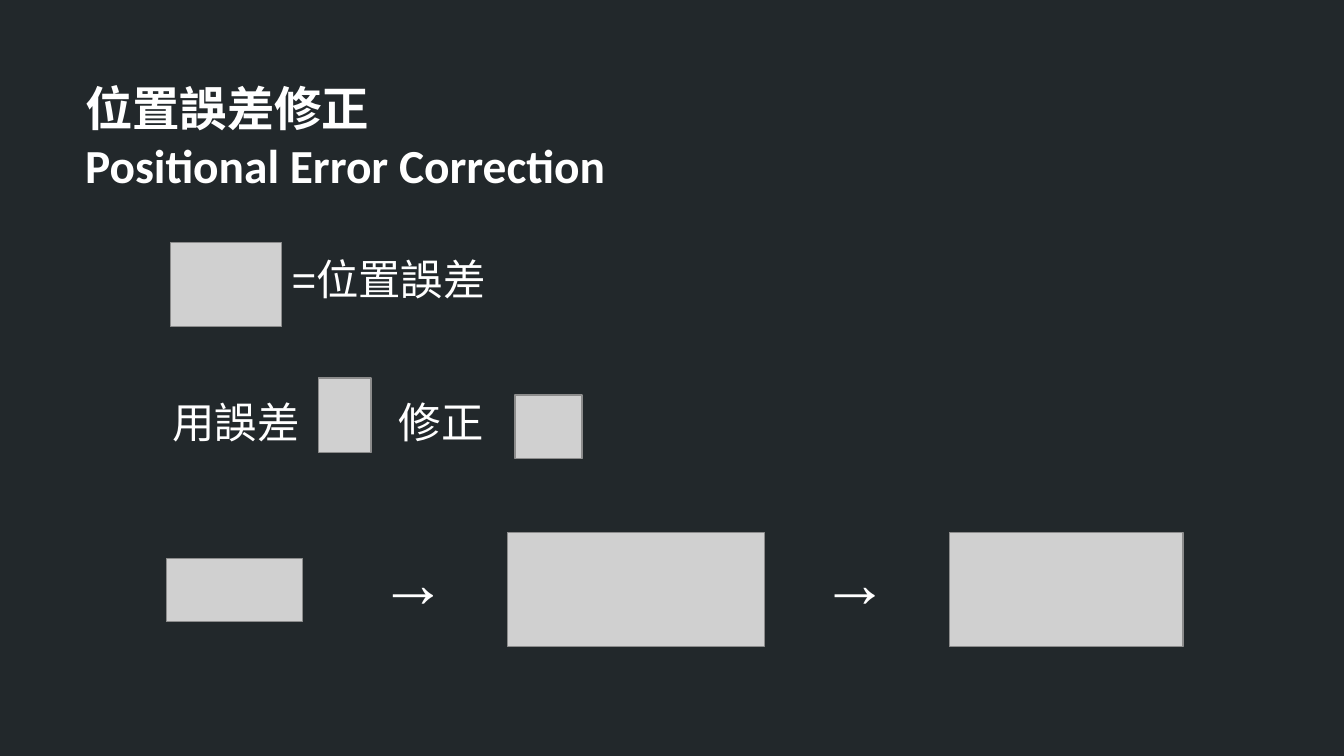
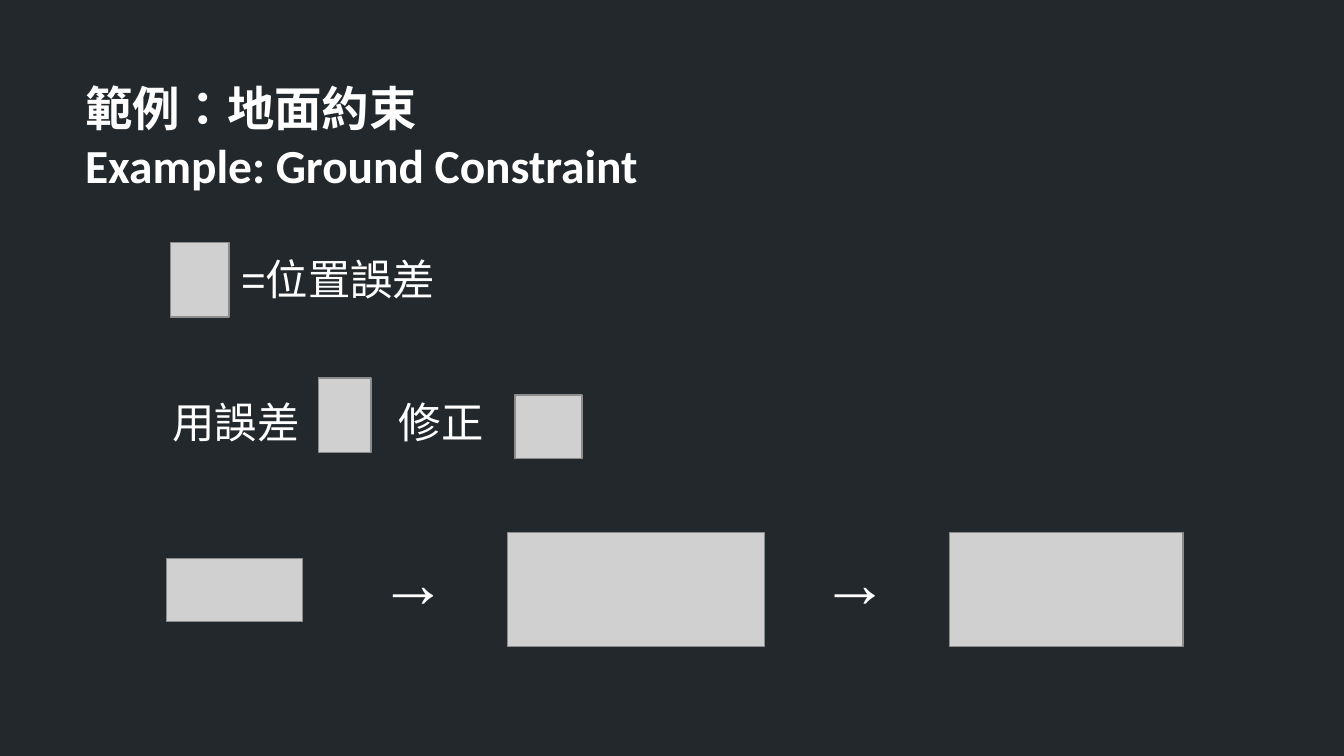
Before and after one commit to TheAllenChou/unity-physics-constraints, a slide deck: slide 6 of slides/physics constraints in games.odp (slide 7 before the commit). Drawn at 1344x756 pixels with LibreOffice and Linux fonts; fonts in the diff are those of the drawing; grey boxes stand for pictures. Boxes give left, top, right and bottom in pixels: in the first picture for what was removed or moved away, otherwise in the second. Text is boxed around its words. In the diff, an @@ line names an element or a change of style, - is before the commit and + after.

Commit message:
Simple constraint implementations. Slides.

```diff
--- a/slides/physics constraints in games.odp
+++ b/slides/physics constraints in games.odp
@@ text at [85, 85, 638, 191]: text changed @@
-位置誤差修正
-Positional Error Correction
+範例：地面約束
+Example: Ground Constraint
@@ picture: place and size @@
-picture at [171, 243, 282, 327]
+picture at [171, 243, 229, 317]
@@ text "=位置誤差": place and size @@
-text "=位置誤差" at [292, 261, 486, 299]
+text "=位置誤差" at [241, 261, 435, 299]
```
Also in this commit, not shown: 5 other slides changed, 2 slides added, 20 other files.
